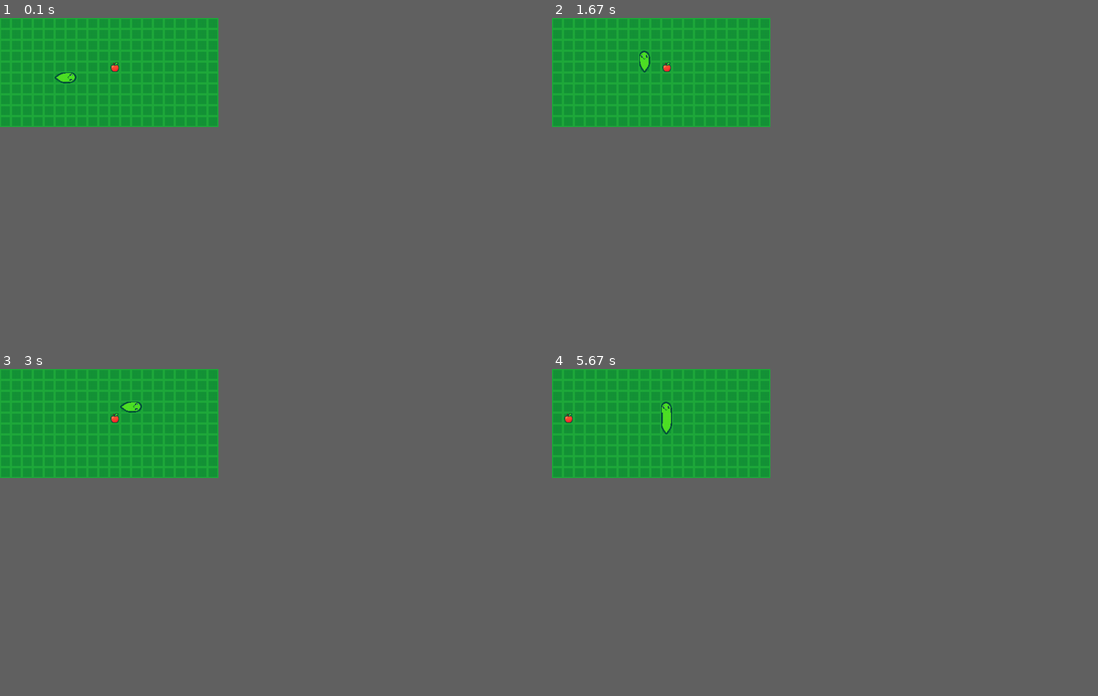
Above: before the commit, frames 1-4 (two rows, left to right).
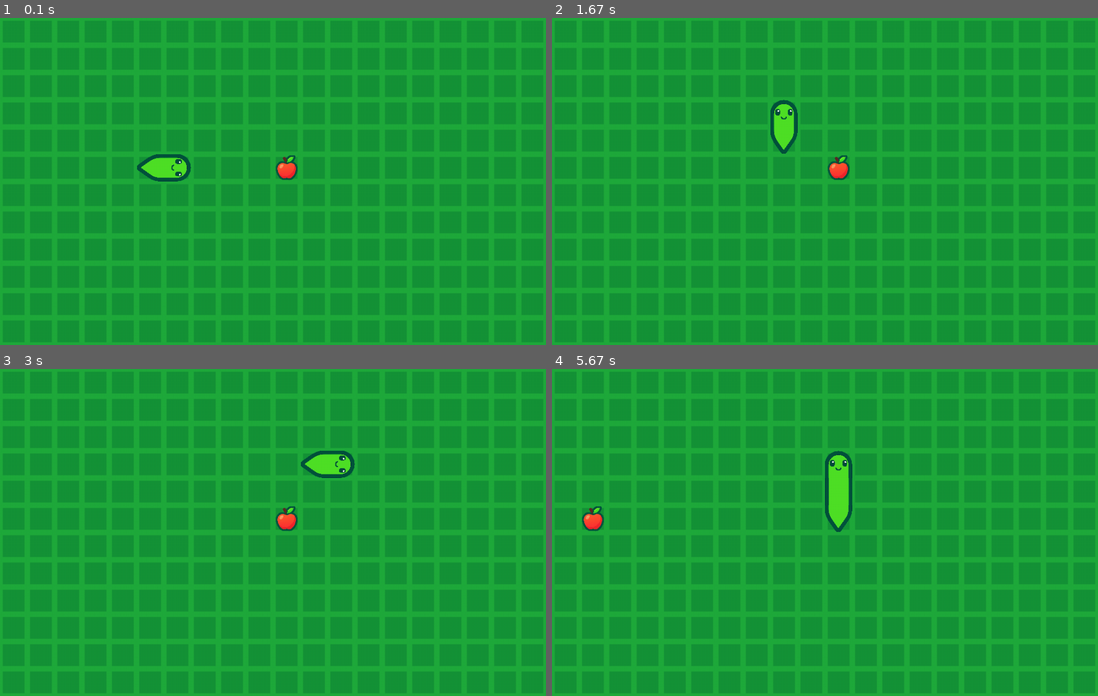
Above: after the commit, the same moments.

Repository: ElChamooo/AlgoBaguette
Game: pygame game, started from snake.py
Two runs of this game, one before a commit and one after it. Both use one fixed random seed, a clock stepped at 60 frames per second and the inputs below.
Inputs:
- Up to frame 1 (0.1 s): no input
- Up to frame 2 (1.67 s): hold Right 0.33-0.8 s; hold Up 0.83-1.33 s; hold Right from 1.37 s (still down)
- Up to frame 3 (3 s): release Right at 2.1 s
- Up to frame 4 (5.67 s): hold Down 3.02-3.93 s; hold Left 3.97-4.9 s; hold Up from 4.93 s (still down)
In our replay, the window is 360x180 before the commit and 900x540 after it. These sizes can differ from the game's own. Grey fills any space a smaller window leaves; there, only what the larger window draws over its background counts as a difference.

The runs differ from the first frame. In frame 1, 1.0% of the frame differs, in the area x 10-55%, y 13-50%; in frame 2, 1.0%; in frame 3, 1.0%; in frame 4, 1.5%, in the area x 2-55%, y 10-50%.

Commit message:
change texture

Diff:
--- a/snake.py
+++ b/snake.py
@@ -3,10 +3,10 @@
 
 pygame.init()
 
-# Dimensions de la fenêtre
-WINDOW_WIDTH = 400
-WINDOW_HEIGHT = 200
-CELL_SIZE = 20
+# window dimensions & cell size (can be changed)
+WINDOW_WIDTH = 1000
+WINDOW_HEIGHT = 600
+CELL_SIZE = 50
 
 # Couleurs
 WHITE = (255, 255, 255)
@@ -27,6 +27,8 @@
 # Load snake textures
 snake_head_texture = pygame.image.load("textures/head.png")
 snake_head_texture = pygame.transform.scale(snake_head_texture, (CELL_SIZE, CELL_SIZE))
+snake_eat_texture = pygame.image.load("textures/eat.png")
+snake_eat_texture = pygame.transform.scale(snake_eat_texture, (CELL_SIZE, CELL_SIZE))
 snake_body_texture = pygame.image.load("textures/body.png")
 snake_body_texture = pygame.transform.scale(snake_body_texture, (CELL_SIZE, CELL_SIZE))
 snake_tail_texture = pygame.image.load("textures/end.png")
@@ -52,7 +54,7 @@
         for y in range(0, WINDOW_HEIGHT, CELL_SIZE):
             screen.blit(background_texture, (x, y)) # draw bkg texture
 
-def draw_snake(snake):
+def draw_snake(snake, is_eating=False):
     if len(snake) == 0:
         return
 
@@ -61,20 +63,37 @@
         pos_y = y * CELL_SIZE
 
         if i == 0:  # Head
-            # Determine head direction based on next segment or current direction
-            if len(snake) > 1:
-                head_dir = get_direction(snake[1], snake[0])
+            # Use eating texture if snake is eating, otherwise normal head
+            if is_eating:
+                # Determine head direction for eat texture rotation
+                if len(snake) > 1:
+                    head_dir = get_direction(snake[1], snake[0])
+                else:
+                    head_dir = direction
+
+                texture = snake_eat_texture
+                if head_dir == 'up':
+                    texture = pygame.transform.rotate(snake_eat_texture, -90)
+                elif head_dir == 'down':
+                    texture = pygame.transform.rotate(snake_eat_texture, 90)
+                elif head_dir == 'right':
+                    texture = pygame.transform.rotate(snake_eat_texture, 180)
+                # left is default orientation
             else:
-                head_dir = direction  # Use current movement direction if only one segment
-
-            texture = snake_head_texture
-            if head_dir == 'up':
-                texture = pygame.transform.rotate(snake_head_texture, -90)
-            elif head_dir == 'down':
-                texture = pygame.transform.rotate(snake_head_texture, 90)
-            elif head_dir == 'right':
-                texture = pygame.transform.rotate(snake_head_texture, 180)
-            # right is default orientation (head connects from right side)
+                # Normal head logic
+                if len(snake) > 1:
+                    head_dir = get_direction(snake[1], snake[0])
+                else:
+                    head_dir = direction
+
+                texture = snake_head_texture
+                if head_dir == 'up':
+                    texture = pygame.transform.rotate(snake_head_texture, -90)
+                elif head_dir == 'down':
+                    texture = pygame.transform.rotate(snake_head_texture, 90)
+                elif head_dir == 'right':
+                    texture = pygame.transform.rotate(snake_head_texture, 180)
+                # left is default orientation
 
             screen.blit(texture, (pos_x, pos_y))
 
@@ -142,6 +161,7 @@
 snake = [(5, 5), (4, 5)]
 direction = 'right'
 apple = generate_apple(grid_width, grid_height, snake)
+is_eating = False  # Flag to track if snake is eating
 
 clock = pygame.time.Clock()
 
@@ -182,15 +202,20 @@
     snake.insert(0, new_head)
     if new_head == apple:
         apple = generate_apple(grid_width, grid_height, snake)
+        is_eating = True  # Set eating flag when apple is eaten
     else:
         snake.pop()
 
     screen.fill(BLACK)
     draw_grid()
-    draw_snake(snake)
+    draw_snake(snake, is_eating)  # Pass eating flag to draw function
     draw_apple(apple)
     pygame.display.flip()
 
+    # Reset eating flag after one frame
+    if is_eating:
+        is_eating = False
+
     clock.tick(3)
 
 pygame.quit()
Binary file added: textures/eat.png
Binary file changed: textures/head.png
